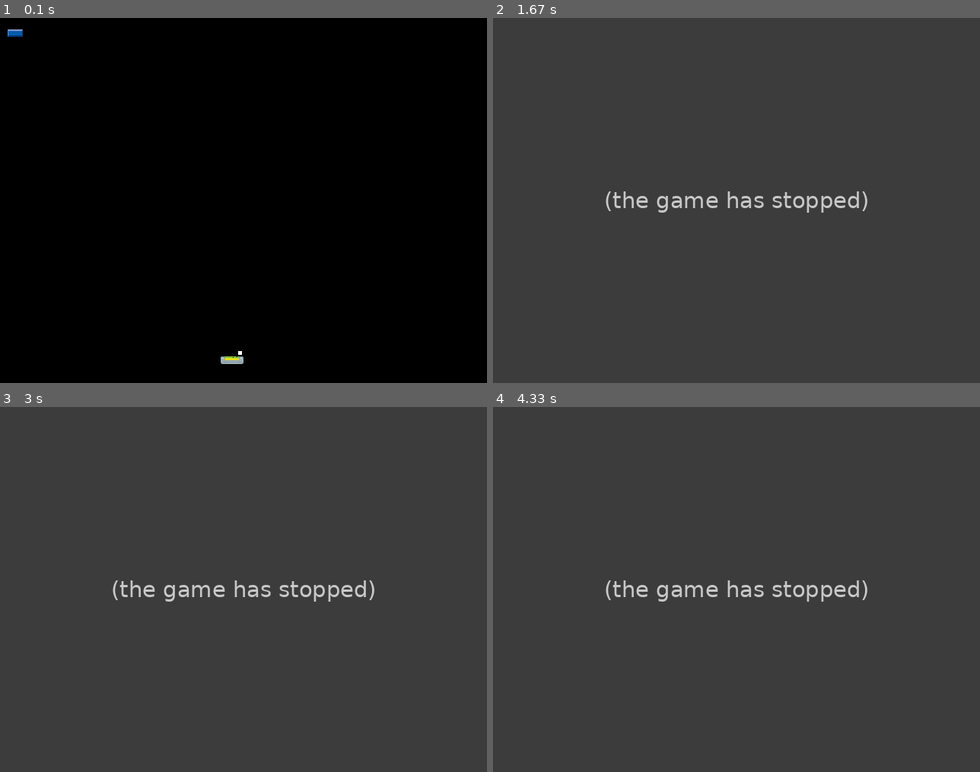
Above: before the commit, frames 1-4 (two rows, left to right).
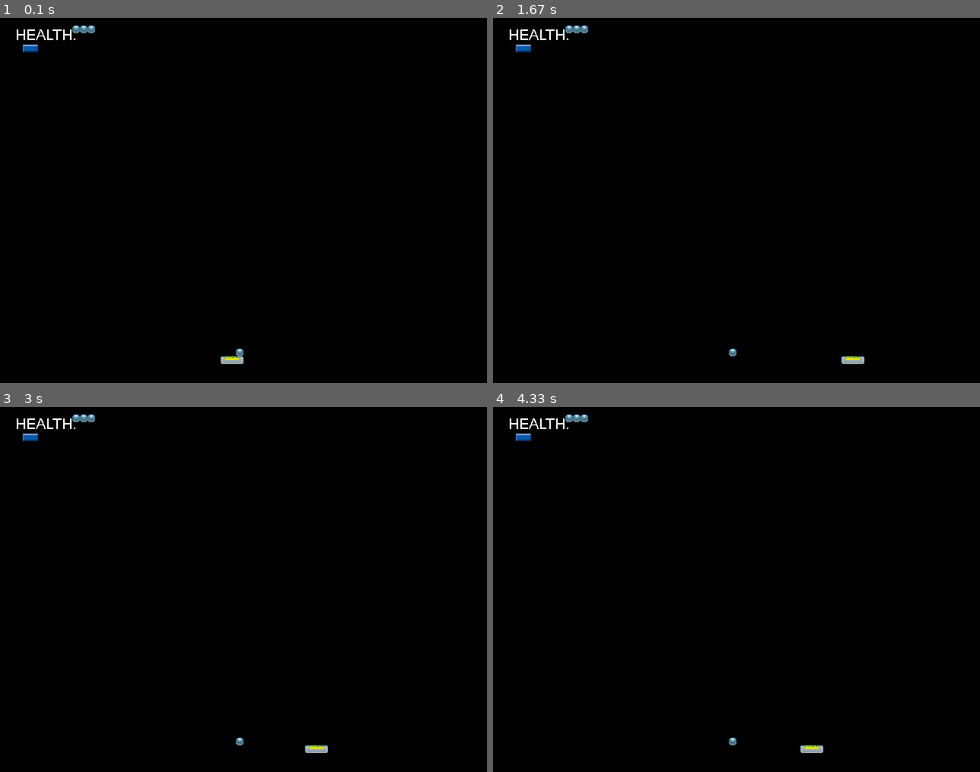
Above: after the commit, the same moments.

Repository: daria0/skrypty
Game: pygame game, started from pygame-arkanoid/arkandoid.py
Same seed, same stepped clock (60 frames per second), same inputs: the game is played once before the commit and once after it.
Inputs (mouse positions are in pixels of both pictures, inside the frame that each line leads up to):
- Up to frame 1 (0.1 s): no input
- Up to frame 2 (1.67 s): hold Esc 0.33-0.8 s; hold Right 0.33-0.8 s; press the mouse at (585, 284) at 0.87 s; move the mouse to (697, 178) at 0.97 s; release the mouse at (809, 72) at 1.1 s; hold Right 1.17-1.63 s
- Up to frame 3 (3 s): hold Right 1.67-2.13 s; hold Left 2.17-2.7 s; hold Left from 2.73 s (still down)
- Up to frame 4 (4.33 s): release Left at 3.13 s; hold Right 3.17-3.8 s; hold Left 3.83-4.3 s

The runs differ from the first frame. In frame 1, 0.4% of the frame differs, in the area x 1-50%, y 2-93%; in frame 2, 100%, in the area x 0-100%, y 0-100%; in frame 3, 100%; in frame 4, 100%.
Before the commit the program exited at 0.35 s; later frames show no game.

Commit message:
Added health + pause menu

Diff:
--- a/pygame-arkanoid/arkandoid.py
+++ b/pygame-arkanoid/arkandoid.py
@@ -1,45 +1,48 @@
 import pygame
-from pygame.locals import KEYDOWN, K_ESCAPE, K_UP, K_DOWN, K_LEFT, K_RIGHT, QUIT
+from pygame.locals import KEYDOWN, K_ESCAPE, K_UP, K_DOWN, K_LEFT, K_RIGHT, QUIT, K_p
 
 pygame.init()
 
 SCREEN_WIDTH = 640
 SCREEN_HEIGHT = 480
 
-screen = pygame.display.set_mode([SCREEN_WIDTH,SCREEN_HEIGHT])
+screen = pygame.display.set_mode([SCREEN_WIDTH, SCREEN_HEIGHT])
 clock = pygame.time.Clock()
 
 uruchomiona = True
+pause = False
+HEALTH_LVL = 3
+
 
 class Player(pygame.sprite.Sprite):
 
     def __init__(self, x, y):
         pygame.sprite.Sprite.__init__(self)
-        self.surf = pygame.Surface((30,10))
-        self.surf.fill((255,0,0))
+        self.surf = pygame.Surface((30, 10))
+        self.surf.fill((255, 0, 0))
         self.surf = pygame.image.load("images/belka.png").convert()
-        self.rect =  self.surf.get_rect(center=(x, y))
+        self.rect = self.surf.get_rect(center=(x, y))
 
     def update(self, pressed_keys):
         if pressed_keys[K_LEFT]:
-            print("pressed left")
-            self.rect.move_ip(-3,0)
+            # print("pressed left")
+            self.rect.move_ip(-3, 0)
         if pressed_keys[K_RIGHT]:
-            self.rect.move_ip(3,0)
+            self.rect.move_ip(3, 0)
 
         if self.rect.left < 0:
             self.rect.left = 0
-        if self.rect.right > SCREEN_WIDTH-30:
-            self.rect.right = SCREEN_WIDTH-30
+        if self.rect.right > SCREEN_WIDTH - 30:
+            self.rect.right = SCREEN_WIDTH - 30
 
 
 class Klocek(pygame.sprite.Sprite):
 
     def __init__(self, x, y):
         pygame.sprite.Sprite.__init__(self)
-        self.surf = pygame.Surface((20,10))
+        self.surf = pygame.Surface((20, 10))
         self.surf = pygame.image.load("images/klocek.png").convert()
-        self.rect = self.surf.get_rect(center=(x,y))
+        self.rect = self.surf.get_rect(center=(x, y))
 
     def set_kolor(self, color):
         self.surf.fill(color)
@@ -48,53 +51,123 @@
 class Ball(pygame.sprite.Sprite):
 
     def __init__(self, x, y):
-        self.surf = pygame.Surface((5,5))
-        self.surf.fill((255,255,255))
+        self.surf = pygame.Surface((5, 5))
+        self.surf.fill((255, 255, 255))
+        self.surf = pygame.image.load("images/pilka.png").convert()
         self.rect = self.surf.get_rect(center=(x, y))
 
 
-pygame.display.set_caption("Arkanoid UJ")
+class Health(pygame.sprite.Sprite):
 
-player = Player(305,450)
+    def __init__(self, x, y):
+        pygame.sprite.Sprite.__init__(self)
+        self.surf = pygame.Surface((5, 5))
+        self.surf = pygame.image.load("images/pilka.png").convert()
+        self.rect = self.surf.get_rect(center=(x, y))
 
-klocek = Klocek(20,20)
+    def set_kolor(self, color):
+        self.surf.fill(color)
+
+
+pygame.display.set_caption("Arkanoid d_siemieniuk")
+
+player = Player(305, 450)
+
+klocek = Klocek(40, 40)
 
 ball = Ball(315, 440)
+
+health_icons = [Health(100, 15), Health(110, 15), Health(120, 15)]
+# health_icon1 = Health(100, 15)
+# health_icon2 = Health(110, 15)
+# health_icon3 = Health(120, 15)
 
 klocki = pygame.sprite.Group()
 klocki.add(klocek)
 
+health = pygame.sprite.Group()
+for health_icon in health_icons:
+    health.add(health_icon)
+
+font = pygame.font.SysFont('Arial MS', 20)
+
+
+# smallText = pygame.font.Font("freesansbold.ttf", 20)
+
+
 def generate_level():
     pass
+
 
 def update_ball_position():
     pass
 
 
-pygame.mixer.music.load("sounds/intro.mp3")
-pygame.mixer.music.set_volume(0.2)
-pygame.mixer.music.play(-1)
+def text_objects(font, text, color, text_center):
+    rendered = font.render(text, True, color)
+    return rendered, rendered.get_rect(center=text_center)
+
+
+def button(text, pos_x, pos_y, width, heigth, color, hover_color, action):
+    mouse = pygame.mouse.get_pos()
+    click = pygame.mouse.get_pressed()
+    if pos_x + width > mouse[0] > pos_x and pos_y + heigth > mouse[1] > pos_y:
+        pygame.draw.rect(screen, hover_color, (pos_x, pos_y, width, heigth))
+        if click[0] == 1:
+            action()
+    else:
+        pygame.draw.rect(screen, color, (pos_x, pos_y, width, heigth))
+    screen.blit(*text_objects(font, text, (0, 0, 0),
+                              (pos_x + width / 2, pos_y + heigth / 2)))
+
+
+def unpause():
+    global pause
+    pause = False
+
+
+def quitgame():
+    global uruchomiona
+    uruchomiona = False
+
+
+# pygame.mixer.music.load("sounds/intro.mp3")
+# pygame.mixer.music.set_volume(0.2)
+# pygame.mixer.music.play(-1)
 
 while uruchomiona:
+
+    if HEALTH_LVL <= 0:
+        uruchomiona = False
 
     for event in pygame.event.get():
         if event.type == pygame.QUIT:
             uruchomiona = False
         elif event.type == KEYDOWN:
-            if event.key == K_ESCAPE:
-                uruchomiona = False
+            if event.key in (K_ESCAPE, K_p):
+                pause = not pause
 
     pressed_keys = pygame.key.get_pressed()
     player.update(pressed_keys)
 
-    screen.fill((0,0,0))
-
-
+    if pause:
+        screen.fill((255, 255, 255))
+        button("CONTINUE", SCREEN_WIDTH / 2 - 75, SCREEN_HEIGHT / 2 - 50, 150, 50,
+               (0, 255, 0), (0, 0, 255), unpause)
+        button("QUIT GAME", SCREEN_WIDTH / 2 - 75, SCREEN_HEIGHT / 2 + 10, 150,
+               50, (255, 0, 0), (0, 0, 255), quitgame)
+    else:
+        screen.fill((0, 0, 0))
 
     for klocek in klocki:
         screen.blit(klocek.surf, klocek.rect)
     screen.blit(player.surf, player.rect)
     screen.blit(ball.surf, ball.rect)
+
+    screen.blit(font.render('HEALTH:', False, (255, 255, 255)), (20, 10))
+    for n, health_icon in enumerate(health):
+        if n < HEALTH_LVL:
+            screen.blit(health_icon.surf, health_icon.rect)
 
     if pygame.sprite.spritecollideany(ball, klocki):
         delete_klocek = pygame.sprite.spritecollideany(ball, klocki)
@@ -103,5 +176,6 @@
 
     clock.tick(60)
     pygame.display.flip()
+    # pygame.display.update()
 
 pygame.quit()
